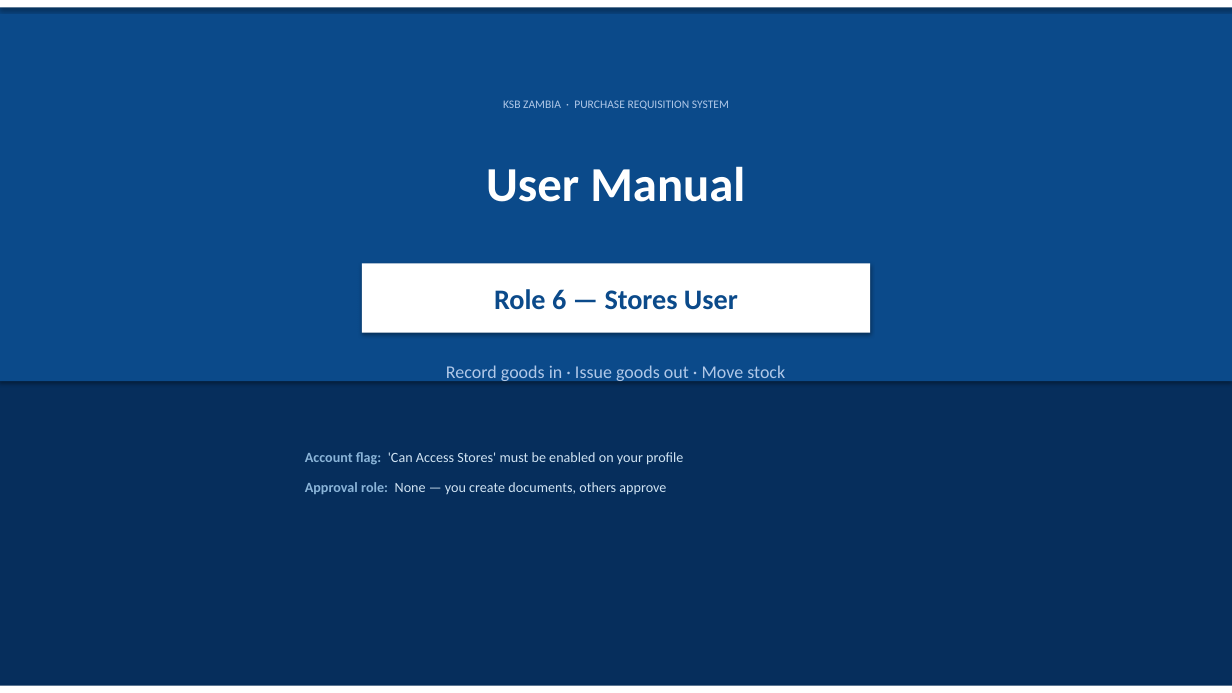
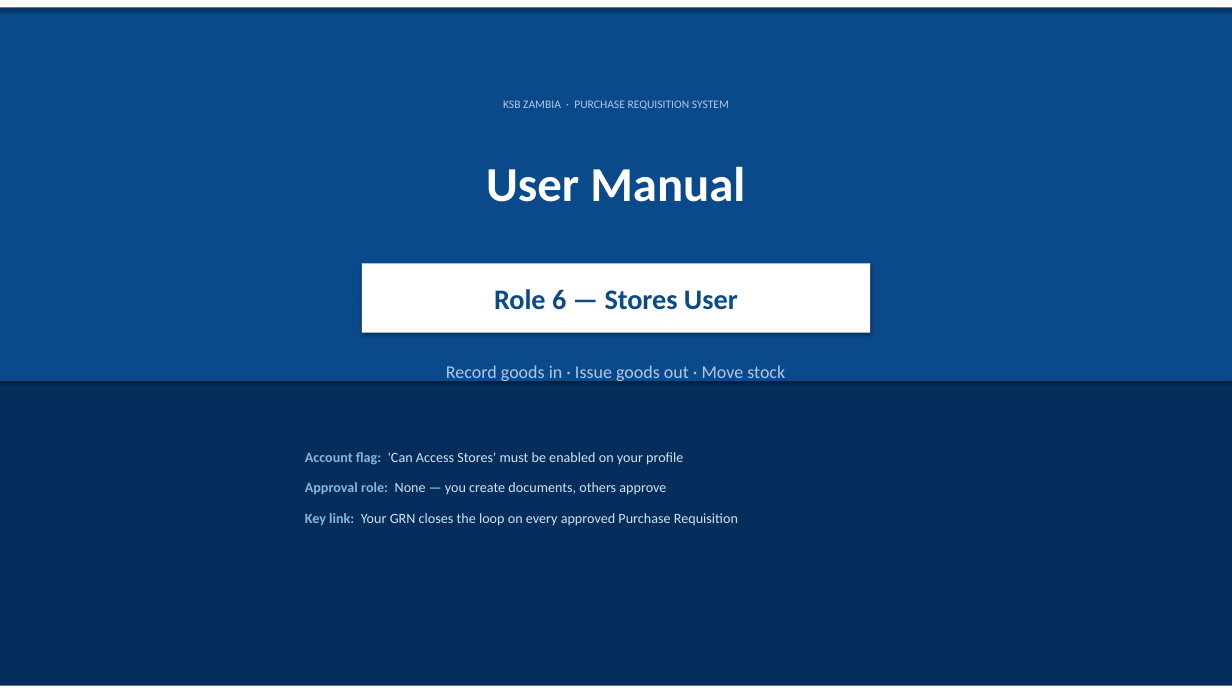
Before and after one commit to hetchsol/pras, a slide deck: slide 1 of docs/user-manual/06-stores-user.pptx. Drawn at 1232x693 pixels with LibreOffice and Linux fonts; fonts in the diff are those of the drawing. Boxes give left, top, right and bottom in pixels: in the first picture for what was removed or moved away, otherwise in the second. Text is boxed around its words. In the diff, an @@ line names an element or a change of style, - is before the commit and + after.

```diff
--- a/docs/user-manual/06-stores-user.pptx
+++ b/docs/user-manual/06-stores-user.pptx
@@ text added at (305,513,738,526), 11 pt, text #D0E3F2 @@
+Key link: Your GRN closes the loop on every approved Purchase Requisition
```
Also in this commit, not shown: 4 other slides changed, 2 slides added, 2 other files.
